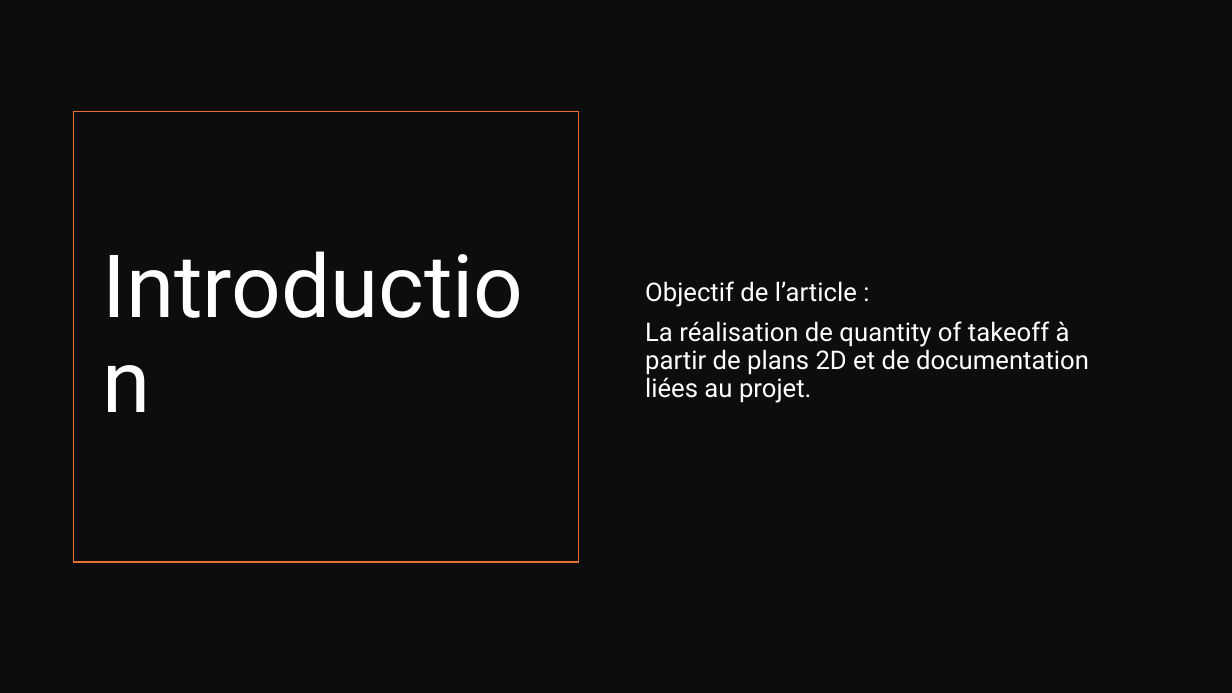
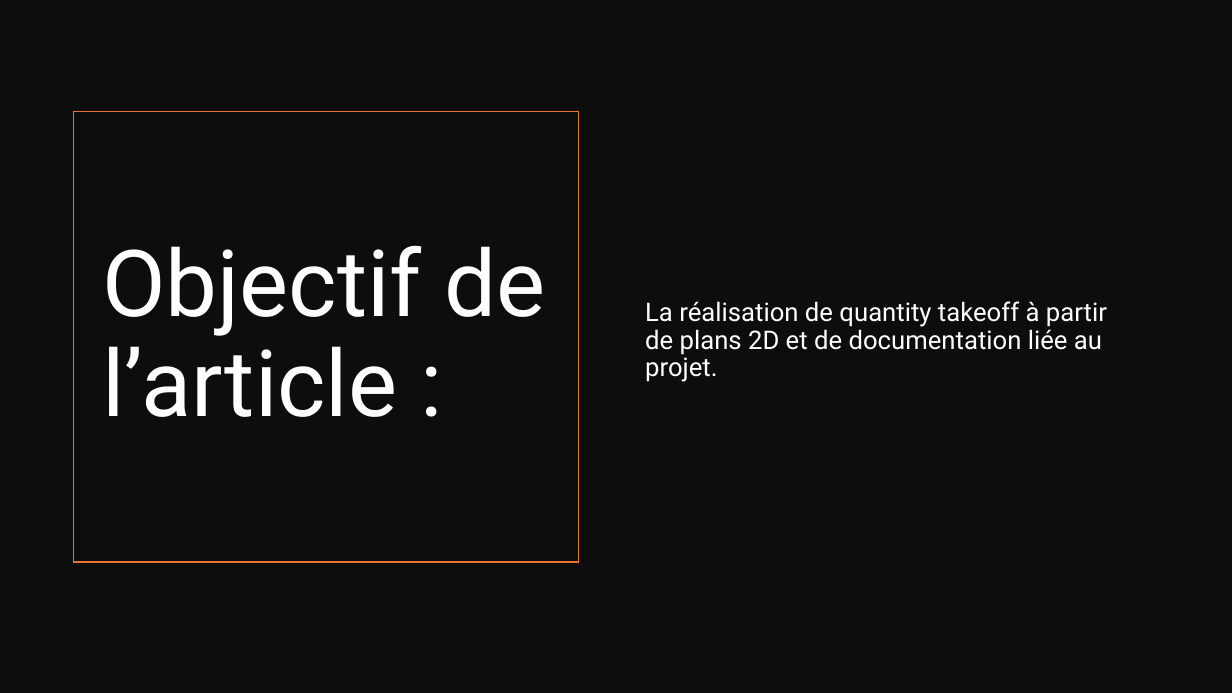
Before and after one commit to IzowRM/Stage-Cetic, a slide deck: slide 2 of Doc Slide/Enhanced Automated Construction Quantity Takeoff.pptx. Drawn at 1232x693 pixels with LibreOffice and Linux fonts; fonts in the diff are those of the drawing. Boxes give left, top, right and bottom in pixels: in the first picture for what was removed or moved away, otherwise in the second. Text is boxed around its words. In the diff, an @@ line names an element or a change of style, - is before the commit and + after.

```diff
--- a/Doc Slide/Enhanced Automated Construction Quantity Takeoff.pptx
+++ b/Doc Slide/Enhanced Automated Construction Quantity Takeoff.pptx
@@ title at [102,245,546,417]: text changed; size 68 to 72 pt @@
-Introduction
+Objectif de l’article :
@@ text at [645,301,1107,382]: text changed @@
-Objectif de l’article :
-La réalisation de quantity of takeoff à partir de plans 2D et de documentation liées au projet.
+La réalisation de quantity takeoff à partir de plans 2D et de documentation liée au projet.
```
Also in this commit, not shown: 5 other slides changed, 1 slide added, 2 slides removed, 3 other files.
